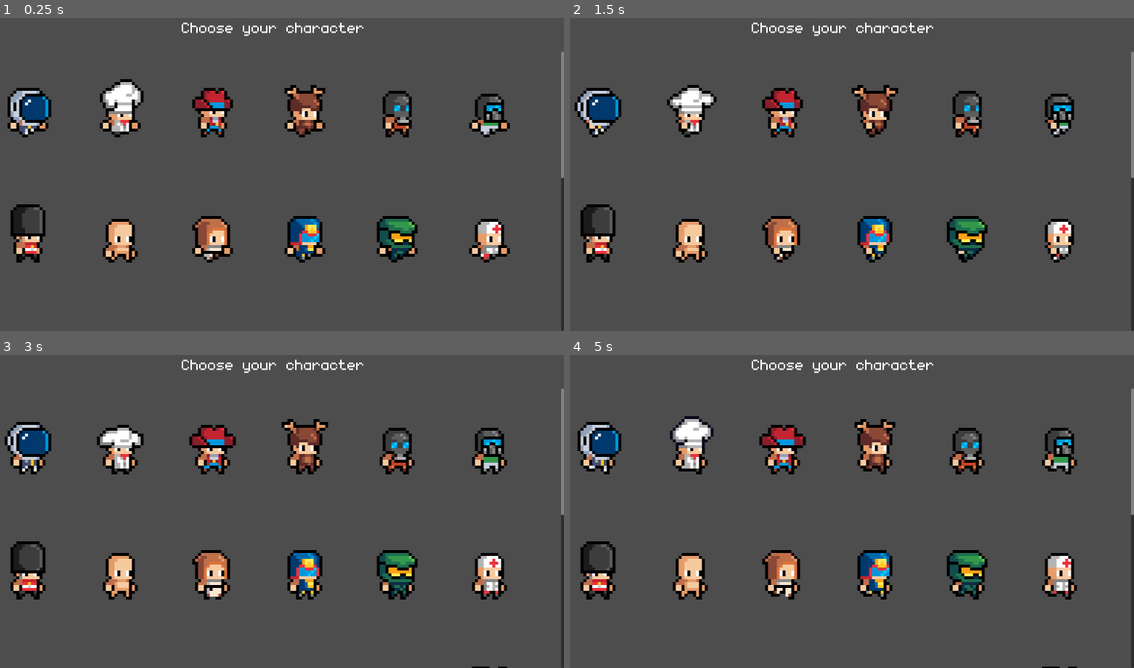
Above: before the commit, frames 1-4 (two rows, left to right).
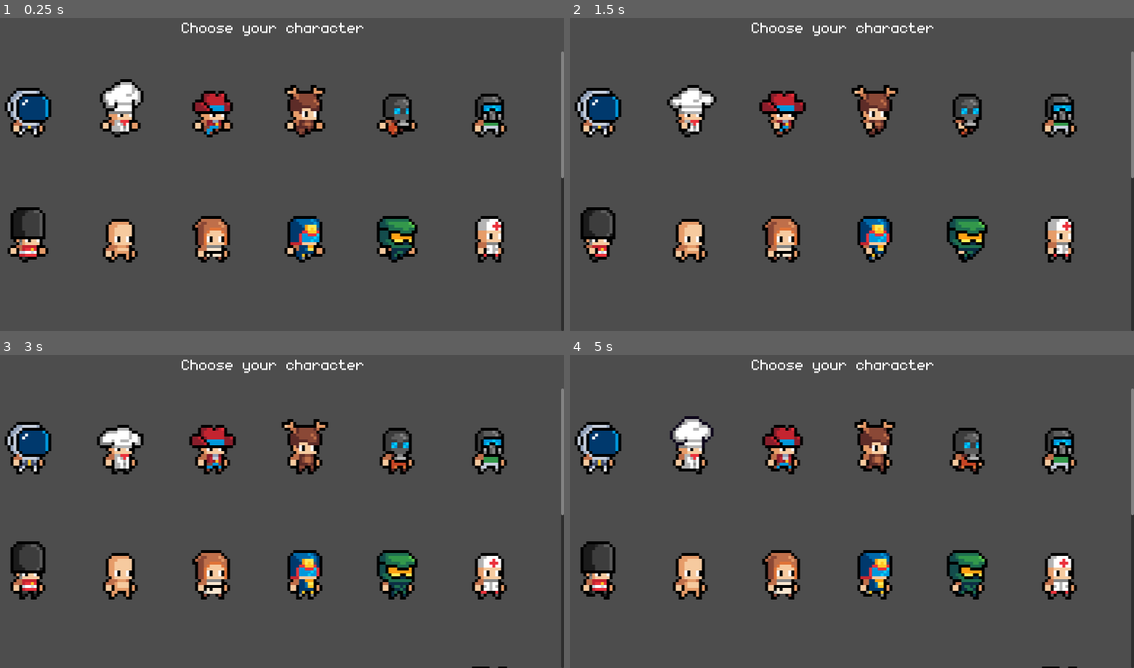
Above: after the commit, the same moments.

Repository: robcmills/godot-paintball
Game: Godot game, scene res://scenes/character_customizer.tscn
Two runs of this game, one before a commit and one after it. Both use one fixed random seed, a clock stepped at 60 frames per second and the inputs below. This scene is started directly instead of the project's main scene.
Inputs:
- Up to frame 1 (0.25 s): no input
- Up to frame 2 (1.5 s): tap Shift (run) at 0.6, 1.35 s
- Up to frame 3 (3 s): tap Shift (run) at 2.1, 2.85 s
- Up to frame 4 (5 s): tap Shift (run) at 3.6, 4.35 s

The runs differ from the first frame. In frame 1, 3.4% of the frame differs, in the area x 0-91%, y 22-79%; in frame 2, 2.7%; in frame 3, 0.6%; in frame 4, 1.5%.

Commit message:
Choose animation randomly

Diff:
--- a/scenes/hippo_player.tscn
+++ b/scenes/hippo_player.tscn
@@ -45,6 +45,7 @@
 [ext_resource type="Texture2D" uid="uid://vewebwcoan4p" path="res://assets/Hippo/Armor/Predator.png" id="28_2irl3"]
 [ext_resource type="Texture2D" uid="uid://tnh5tt8o11vn" path="res://assets/Hippo/Armor/Rambo.png" id="29_xhjbh"]
 [ext_resource type="Texture2D" uid="uid://cu6vieu05npoa" path="res://assets/Hippo/Armor/Robo.png" id="30_dbt8d"]
+[ext_resource type="Texture2D" uid="uid://dym1pl4wwfu3x" path="res://assets/Hippo/Armor/PumpkinOveralls.png" id="30_g2gy1"]
 [ext_resource type="Texture2D" uid="uid://cenuqc8tg1g3e" path="res://assets/Hippo/Armor/SantaHelper.png" id="31_wuq87"]
 [ext_resource type="Texture2D" uid="uid://clqe4p8827vu2" path="res://assets/Hippo/Armor/Santa.png" id="32_ag8ft"]
 [ext_resource type="Texture2D" uid="uid://b30gcj04ojllh" path="res://assets/Hippo/Armor/ImperialShockDuder.png" id="34_ox0ch"]
@@ -1435,6 +1436,46 @@
 atlas = ExtResource("28_2irl3")
 region = Rect2(192, 192, 64, 64)
 
+[sub_resource type="AtlasTexture" id="AtlasTexture_0b63m"]
+atlas = ExtResource("30_g2gy1")
+region = Rect2(0, 320, 64, 64)
+
+[sub_resource type="AtlasTexture" id="AtlasTexture_8hcmf"]
+atlas = ExtResource("30_g2gy1")
+region = Rect2(64, 320, 64, 64)
+
+[sub_resource type="AtlasTexture" id="AtlasTexture_bplxn"]
+atlas = ExtResource("30_g2gy1")
+region = Rect2(0, 64, 64, 64)
+
+[sub_resource type="AtlasTexture" id="AtlasTexture_h7ofo"]
+atlas = ExtResource("30_g2gy1")
+region = Rect2(64, 64, 64, 64)
+
+[sub_resource type="AtlasTexture" id="AtlasTexture_ii4wx"]
+atlas = ExtResource("30_g2gy1")
+region = Rect2(0, 128, 64, 64)
+
+[sub_resource type="AtlasTexture" id="AtlasTexture_rq1da"]
+atlas = ExtResource("30_g2gy1")
+region = Rect2(64, 128, 64, 64)
+
+[sub_resource type="AtlasTexture" id="AtlasTexture_tnd8c"]
+atlas = ExtResource("30_g2gy1")
+region = Rect2(0, 192, 64, 64)
+
+[sub_resource type="AtlasTexture" id="AtlasTexture_rownd"]
+atlas = ExtResource("30_g2gy1")
+region = Rect2(64, 192, 64, 64)
+
+[sub_resource type="AtlasTexture" id="AtlasTexture_2uwm1"]
+atlas = ExtResource("30_g2gy1")
+region = Rect2(128, 192, 64, 64)
+
+[sub_resource type="AtlasTexture" id="AtlasTexture_i2edw"]
+atlas = ExtResource("30_g2gy1")
+region = Rect2(192, 192, 64, 64)
+
 [sub_resource type="AtlasTexture" id="AtlasTexture_d5a2r"]
 atlas = ExtResource("29_xhjbh")
 region = Rect2(0, 320, 64, 64)
@@ -3035,6 +3076,56 @@
 }],
 "loop": true,
 "name": &"Predator_run",
+"speed": 5.0
+}, {
+"frames": [{
+"duration": 1.0,
+"texture": SubResource("AtlasTexture_0b63m")
+}, {
+"duration": 1.0,
+"texture": SubResource("AtlasTexture_8hcmf")
+}],
+"loop": true,
+"name": &"Pumpkin_climb",
+"speed": 5.0
+}, {
+"frames": [{
+"duration": 1.0,
+"texture": SubResource("AtlasTexture_bplxn")
+}, {
+"duration": 1.0,
+"texture": SubResource("AtlasTexture_h7ofo")
+}],
+"loop": true,
+"name": &"Pumpkin_idle",
+"speed": 5.0
+}, {
+"frames": [{
+"duration": 1.0,
+"texture": SubResource("AtlasTexture_ii4wx")
+}, {
+"duration": 1.0,
+"texture": SubResource("AtlasTexture_rq1da")
+}],
+"loop": true,
+"name": &"Pumpkin_ready",
+"speed": 5.0
+}, {
+"frames": [{
+"duration": 1.0,
+"texture": SubResource("AtlasTexture_tnd8c")
+}, {
+"duration": 1.0,
+"texture": SubResource("AtlasTexture_rownd")
+}, {
+"duration": 1.0,
+"texture": SubResource("AtlasTexture_2uwm1")
+}, {
+"duration": 1.0,
+"texture": SubResource("AtlasTexture_i2edw")
+}],
+"loop": true,
+"name": &"Pumpkin_run",
 "speed": 5.0
 }, {
 "frames": [{
@@ -9777,7 +9868,7 @@
 [node name="Armor" type="AnimatedSprite2D" parent="CompositeSprite"]
 y_sort_enabled = true
 sprite_frames = SubResource("SpriteFrames_5yi5j")
-animation = &"Sidious_run"
+animation = &"Pumpkin_run"
 
 [node name="Head" type="AnimatedSprite2D" parent="CompositeSprite"]
 y_sort_enabled = true
--- a/scripts/character_customizer.gd
+++ b/scripts/character_customizer.gd
@@ -4,37 +4,11 @@
 
 @onready var container: HFlowContainer = $VBoxContainer/ScrollContainer/HFlowContainer
 
-const animations = {
-	Enums.CharacterPreset.ASTRONAUT: Enums.PlayerAnimation.RUN,
-	Enums.CharacterPreset.CHEF: Enums.PlayerAnimation.RUN,
-	Enums.CharacterPreset.COWBOY: Enums.PlayerAnimation.IDLE,
-	Enums.CharacterPreset.DEER: Enums.PlayerAnimation.RUN,
-	Enums.CharacterPreset.GAS_MASK_1: Enums.PlayerAnimation.IDLE,
-	Enums.CharacterPreset.GAS_MASK_2: Enums.PlayerAnimation.RUN,
-	Enums.CharacterPreset.GUARDIAN: Enums.PlayerAnimation.IDLE,
-	Enums.CharacterPreset.HUMAN: Enums.PlayerAnimation.READY,
-	Enums.CharacterPreset.JEDI: Enums.PlayerAnimation.RUN,
-	Enums.CharacterPreset.JUDGE: Enums.PlayerAnimation.RUN,
-	Enums.CharacterPreset.MASTER_CHIEF: Enums.PlayerAnimation.RUN,
-	Enums.CharacterPreset.MAUL: Enums.PlayerAnimation.IDLE,
-	Enums.CharacterPreset.MEDIC: Enums.PlayerAnimation.RUN,
-	Enums.CharacterPreset.NIGHT_VISION: Enums.PlayerAnimation.RUN,
-	Enums.CharacterPreset.NINJA: Enums.PlayerAnimation.RUN,
-	Enums.CharacterPreset.PILOT: Enums.PlayerAnimation.RUN,
-	Enums.CharacterPreset.PLAGUE_DOCTOR: Enums.PlayerAnimation.RUN,
-	Enums.CharacterPreset.PREDATOR: Enums.PlayerAnimation.RUN,
-	Enums.CharacterPreset.PUMPKIN: Enums.PlayerAnimation.RUN,
-	Enums.CharacterPreset.ROBOCOP: Enums.PlayerAnimation.RUN,
-	Enums.CharacterPreset.SANTA_HELPER: Enums.PlayerAnimation.RUN,
-	Enums.CharacterPreset.SANTA: Enums.PlayerAnimation.RUN,
-	Enums.CharacterPreset.SHOCK_TROOPER: Enums.PlayerAnimation.RUN,
-	Enums.CharacterPreset.SIDIOUS: Enums.PlayerAnimation.RUN,
-	Enums.CharacterPreset.SOLDIER: Enums.PlayerAnimation.RUN,
-	Enums.CharacterPreset.STORM_TROOPER: Enums.PlayerAnimation.RUN,
-	Enums.CharacterPreset.VADER: Enums.PlayerAnimation.RUN,
-	Enums.CharacterPreset.YODA: Enums.PlayerAnimation.READY,
-	Enums.CharacterPreset.ZOMBIE: Enums.PlayerAnimation.READY,
-}
+const animations = [
+	Enums.PlayerAnimation.IDLE,
+	Enums.PlayerAnimation.READY,
+	Enums.PlayerAnimation.RUN,
+]
 
 func _ready() -> void:
 	for preset in Enums.CharacterPreset.values():
@@ -45,7 +19,7 @@
 
 		var character = hippo_player_scene.instantiate()
 		character.characterPreset = preset
-		character.animation = animations[preset]
+		character.animation = animations.pick_random()
 		character.scale = Vector2i(8, 8)
 		character.position = Vector2i(125, 300)
 		character.playAnimation()
Binary file changed: assets/Hippo/Armor/PumpkinOveralls.png
Not shown: 1 places in scenes/hippo_player.tscn that only renumber resources
